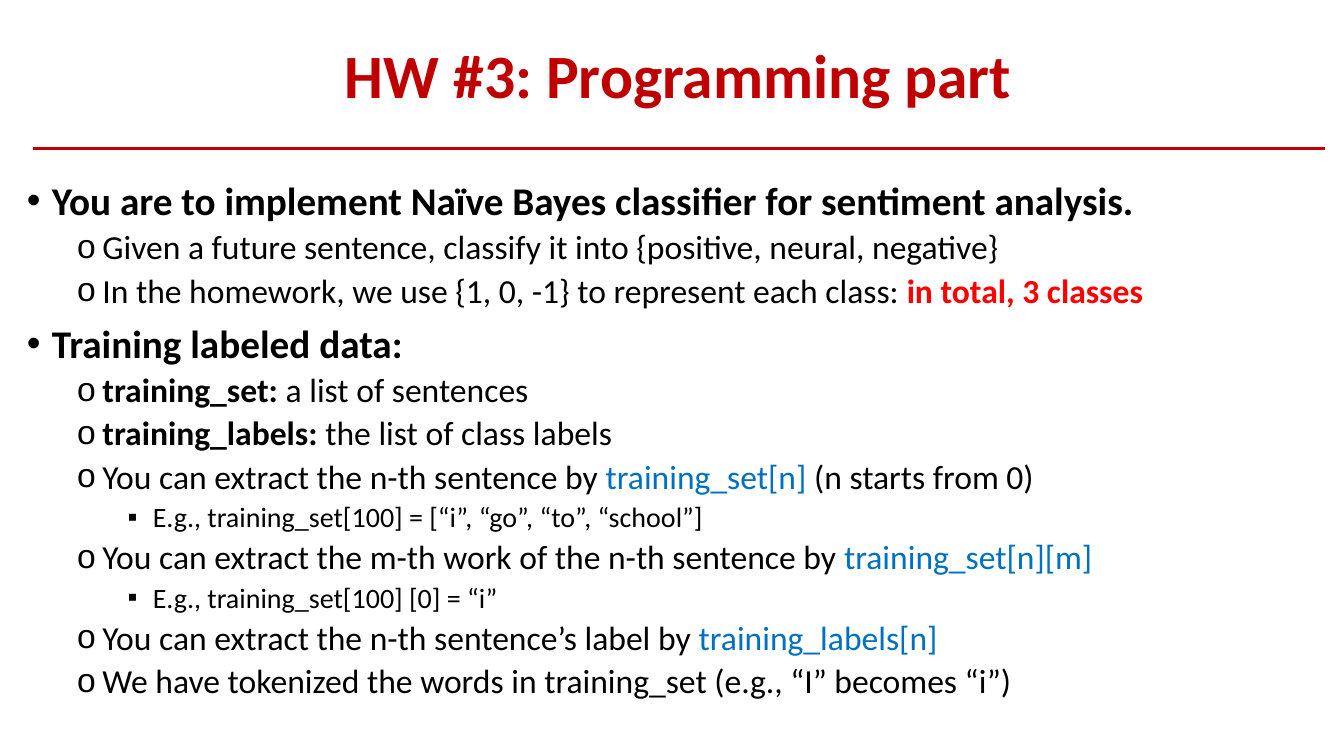
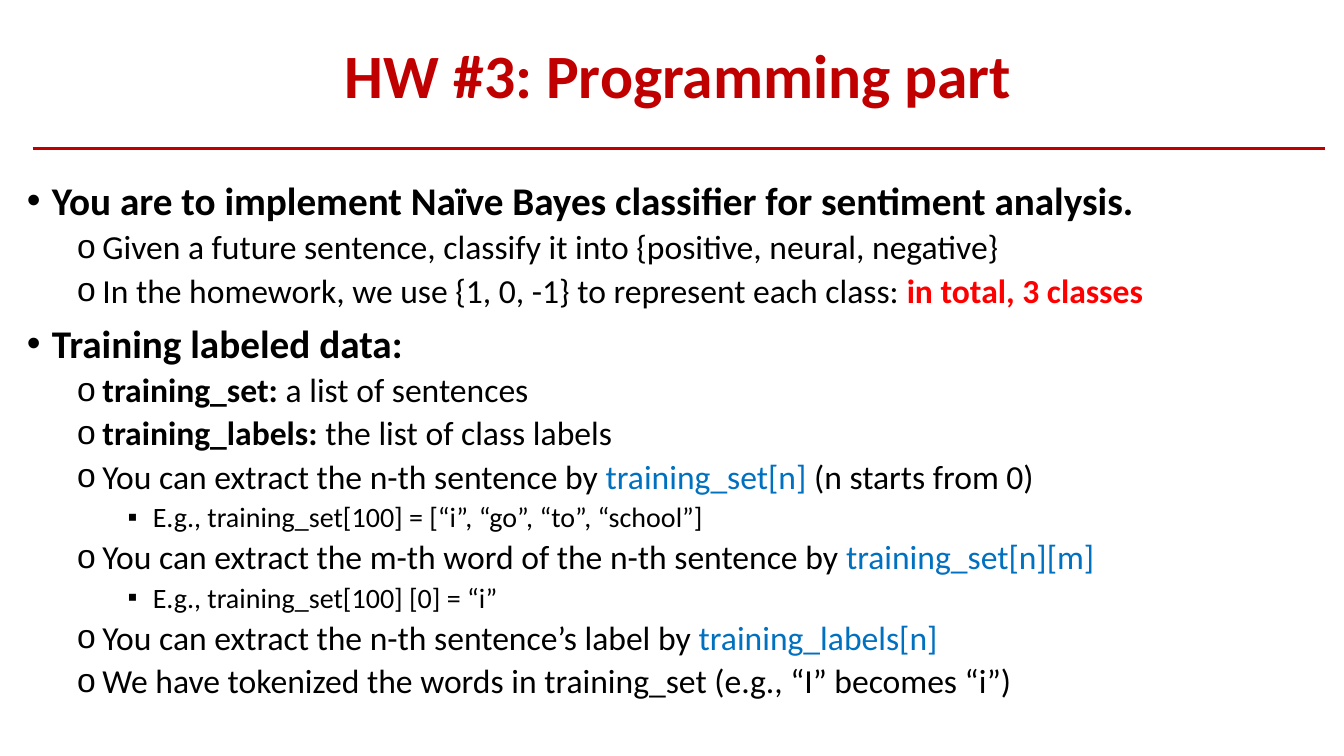
Before and after one commit to pujols/OSU_CSE_3521_2021AU, a slide deck: slide 2 of HW_3_Programming_Set/HW_3_Porgramming/HW_3_How_To.pptx (slide 1 before the commit). Drawn at 1344x756 pixels with LibreOffice and Linux fonts; fonts in the diff are those of the drawing. Boxes give left, top, right and bottom in pixels: in the first picture for what was removed or moved away, otherwise in the second. Text is boxed around its words. In the diff, an @@ line names an element or a change of style, - is before the commit and + after.

```diff
--- a/HW_3_Programming_Set/HW_3_Porgramming/HW_3_How_To.pptx
+++ b/HW_3_Programming_Set/HW_3_Porgramming/HW_3_How_To.pptx
@@ text at [102, 544, 1094, 575]: text changed @@
-  o You can extract the m-th work of the n-th sentence by training_set[n][m]
+  o You can extract the m-th word of the n-th sentence by training_set[n][m]
```
Also in this commit, not shown: 1 slide added, 1 other file.
